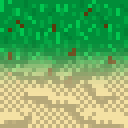
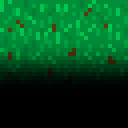
Layer changes from the first 128 × 128 image to the second:
added layer "Layer 2" above "Layer 5 copy 6" over [left=0, top=40, right=128, bottom=128]
hid "Layer 5 copy 6" over [left=0, top=40, right=128, bottom=128]
